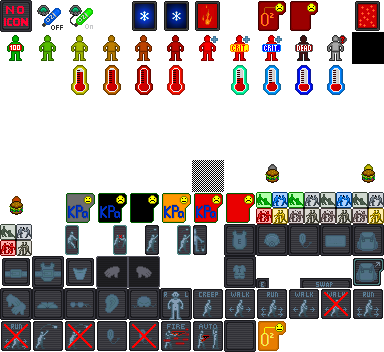
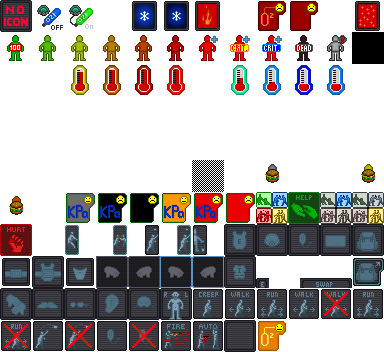
The second 384×352 image is a revision of the first. Changes to its layers:
added group "HandR" (1st of 4, in "HandsUnselected") with 2 layers in group "HandsUnselected" over [96, 256, 192, 288]
moved "HandR" (2nd of 4, in "HandsUnselected" › "HandR") into group "HandR", painted on it over [96, 256, 192, 288]
moved "HandsButtons" into group "HandR", painted on it over [96, 256, 192, 288]
added group "HandL" (1st of 4, in "HandsUnselected") with 2 layers in group "HandsUnselected" over [96, 256, 192, 288]
moved "HandL" (2nd of 4, in "HandsUnselected" › "HandL") into group "HandL", painted on it over [96, 256, 192, 288]
added layer "HandLButton" in group "HandL" over [96, 256, 192, 288]
showed group "HandsSelected" (6 layers) over [96, 256, 224, 288]
added group "HandL" (3rd of 4, in "HandsSelected") with 2 layers in group "HandsSelected" over [128, 256, 224, 288]
moved "HandL" (4th of 4, in "HandsSelected" › "HandL") into group "HandL", painted on it over [96, 256, 224, 288]
renamed "HandsButtons" to "HandRBtn", moved it into group "HandR", painted on it over [96, 256, 224, 288]
removed layer "Calque 1" over [0, 192, 320, 288]
added group "HarmIntent" with 5 layers above "HelpIntent" over [0, 192, 320, 288]
added layer "HelpOverlay" (1st of 2, in "HarmIntent") (40%) in group "HarmIntent" over [0, 192, 320, 288]
added layer "Icon" in group "HarmIntent" over [0, 192, 320, 288]
added group "HelpIntent" with 4 layers above "Calque 23(collé)" over [0, 192, 320, 288]
added layer "HelpOutline" (2nd of 2, in "HelpIntent") in group "HelpIntent" over [0, 192, 320, 288]
added layer "HelpOverlay" (2nd of 2, in "HelpIntent") (40%) in group "HelpIntent" over [0, 192, 320, 288]
added layer "HelpIcon" in group "HelpIntent" over [0, 192, 320, 288]
added layer "IntentFrame" (2nd of 2, in "HelpIntent") in group "HelpIntent" over [0, 192, 320, 288]
added layer "midnight - Copie.png" over [0, 192, 320, 288]
…and 5 more changes (4 added, 1 painted, 1 stack)
